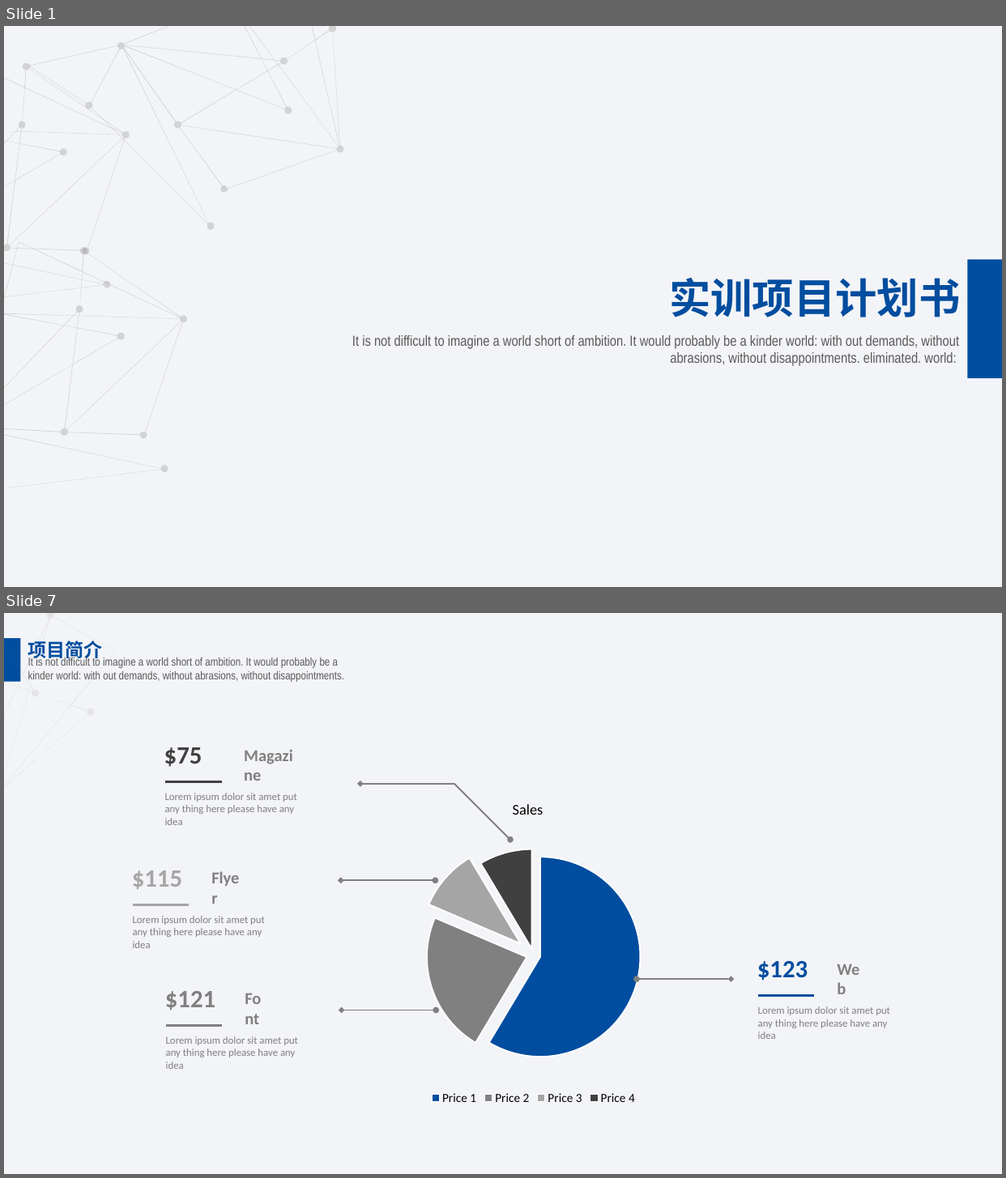
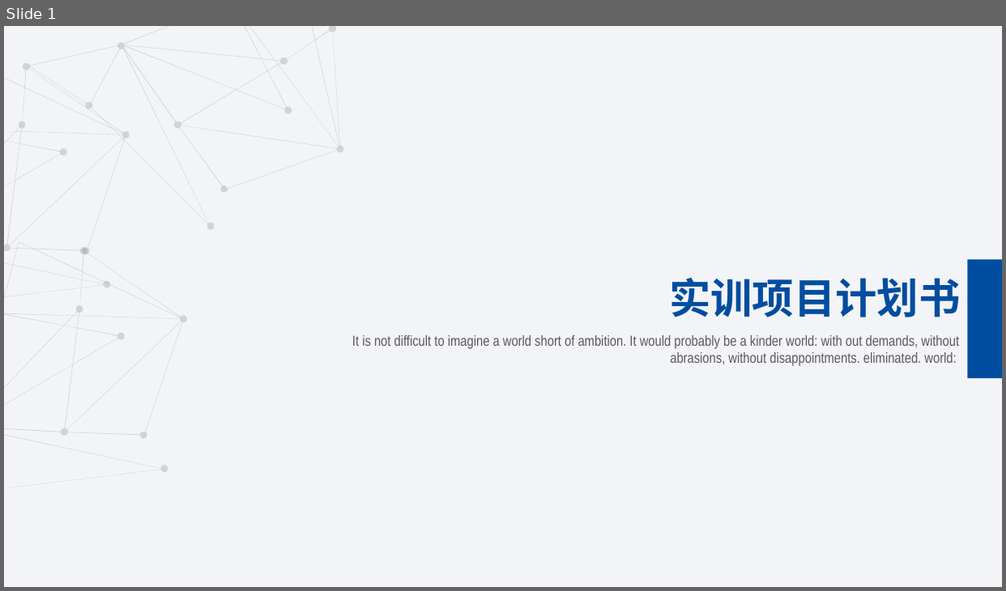
Before and after one commit to mikumiku-music39/shixun2, a slide deck: 实训项目计划书.pptx. Shown one above the other, each under a label of ours: slides 1 and 7 before the commit, slide 1 after it; the slides between them are not shown. The pictures are 1006x1178 and 1006x591 pixels, drawn with LibreOffice and Linux fonts; fonts in the diff are those of the drawing. Boxes give left, top, right and bottom in pixels: in the first picture for what was removed or moved away, otherwise in the second. Text is boxed around its words. In the diff, an @@ line names an element or a change of style, - is before the commit and + after.

```diff
--- a/实训项目计划书.pptx
+++ b/实训项目计划书.pptx
@@ slide 7 removed at bbox=[4, 613, 1002, 1174], background #F3F4F7 @@
@@ freeform shape removed at bbox=[4, 613, 135, 816] @@
@@ rectangle removed at bbox=[4, 638, 20, 682] @@
@@ text removed at bbox=[28, 641, 103, 661] @@
-项目简介
@@ text removed at bbox=[28, 656, 344, 682] @@
-It is not difficult to imagine a world short of ambition. It would probably be a kinder world: with out demands, without abrasions, without disappointments.
@@ group removed at bbox=[164, 741, 305, 825]: 3 texts, 1 line @@
-$75
-Magazine
-Lorem ipsum dolor sit amet put any thing here please have any idea
@@ arrow removed from (454, 784) to (360, 784) @@
@@ pie chart removed at bbox=[394, 790, 673, 1109] @@
-title "Sales"
-categories: Price 1, Price 2, Price 3, Price 4
-Sales: 59, 23, 10, 9
@@ arrow removed from (454, 784) to (510, 840) @@
@@ double arrow removed from (435, 880) to (341, 880) @@
@@ group removed at bbox=[132, 864, 265, 948]: 3 texts, 1 line @@
-$115
-Flyer
-Lorem ipsum dolor sit amet put any thing here please have any idea
@@ double arrow removed from (637, 979) to (731, 979) @@
@@ double arrow removed from (436, 1011) to (342, 1011) @@
@@ group removed at bbox=[757, 955, 890, 1039]: 3 texts, 1 line @@
-$123
-Web
-Lorem ipsum dolor sit amet put any thing here please have any idea
@@ group removed at bbox=[165, 985, 298, 1069]: 3 texts, 1 line @@
-$121
-Font
-Lorem ipsum dolor sit amet put any thing here please have any idea
```
Also in this commit, not shown: 22 slides changed, 2 slides added, 2 other slides removed, 3 other files.
